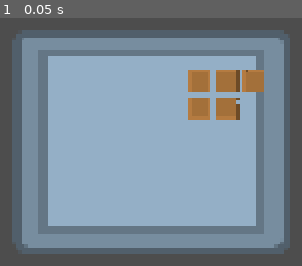
Above: before the commit, frame 1.
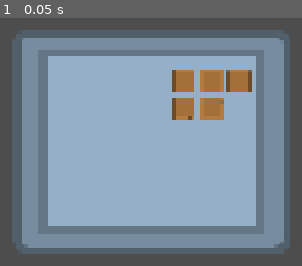
Above: after the commit, the same moment.

Repository: Meoah/Team-Awesome
Game: Godot game, scene res://MainMenu/vro.tscn
The game is run twice, just before and just after one commit, with the same random seed, the same clock (stepped at 60 frames per second) and the same inputs.
Inputs:
- Up to frame 1 (0.05 s): no input

The runs differ from the first frame. In frame 1, 2.9% of the frame differs, in the area x 56-88%, y 20-42%.

Commit message:
Update inventory_ui.tscn

Diff:
--- a/Inventory/inventory_ui.tscn
+++ b/Inventory/inventory_ui.tscn
@@ -34,9 +34,9 @@
 anchors_preset = -1
 anchor_right = 0.116000004
 anchor_bottom = 0.071
-offset_left = 141.0
+offset_left = 129.0
 offset_top = 32.0
-offset_right = 181.696
+offset_right = 172.696
 offset_bottom = 69.22
 columns = 3
 
